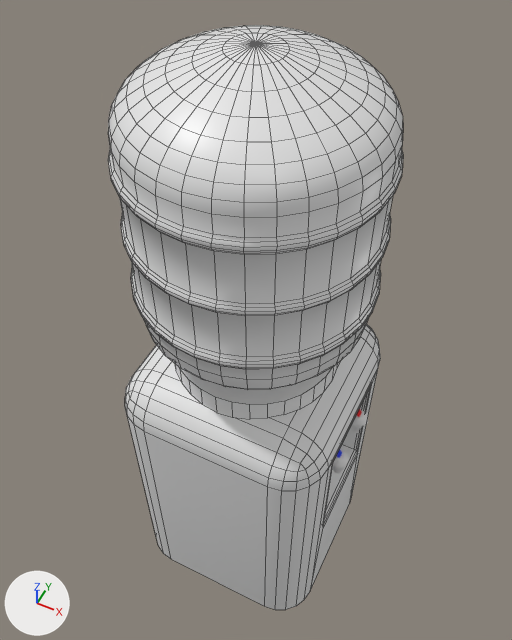
Two versions of the FBX model LSDJam/Assets/Environment/DoctorsOffice/SM/SM_WaterCooler.fbx, one commit apart.
Camera for both pictures: a camera (50 mm lens) standing at (-3.32, -9.51, 2.72) and looking at (-3.97, -8.2, 1.09). Every picture has the same lights, and +X, +Y and +Z are marked at lower left. Mesh edges are drawn as thin lines on the coarser meshes. Where no turn or scale is listed for an object, it has been applied to the vertices.

The first picture shows 'Jug', 'WaterCooler'.
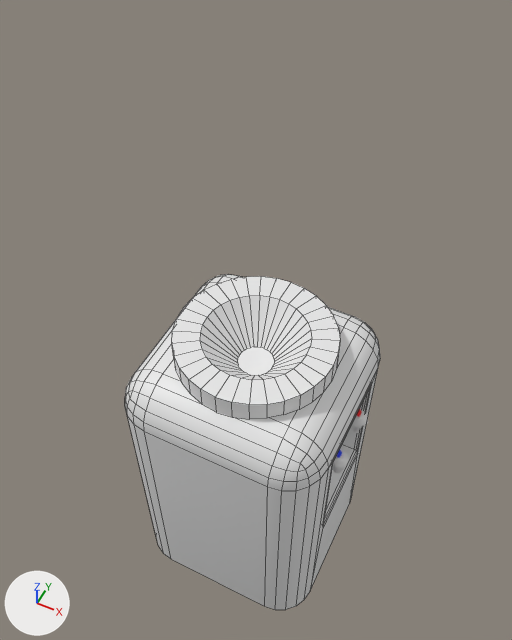
The newer file is also rescaled (x0.719), turned or shifted as a whole; pictures and numbers use the older file's frame.

Changed parts and their boxes (x1, y1, x2, y2) in the pictures (512 x 640 px):
'Jug', deleted: before (108, 25, 403, 390)
'WaterCooler', reshaped: before (125, 324, 380, 610); after (125, 274, 380, 610)
part 1 of me_cube_003, built on: before (179, 367, 332, 405); after (172, 276, 340, 405)

The change, as a diff of the scene's bpy script:
```diff
--- a/LSDJam/Assets/Environment/DoctorsOffice/SM/SM_WaterCooler.fbx.py
+++ b/LSDJam/Assets/Environment/DoctorsOffice/SM/SM_WaterCooler.fbx.py
@@ me_cube_003 @@
 # used by ob_watercooler; location = (-3.937, -8.278, -0.001)
-me_cube_003.from_pydata(...)  # 232 vertices, 182 faces; spans x -0.335..0.335, y -0.335..0.335, z 0.0..1.113
+me_cube_003.from_pydata(...)  # 296 vertices, 246 faces; spans x -0.335..0.335, y -0.335..0.335, z 0.0..1.113
+# me_cube_003 part 1
+# 1 face is deleted
+# 64 vertices are added at x -0.165..0.165, y -0.165..0.165, z 0.993..1.113
+# 65 new faces join them
 me_cube_003.materials.append(mat_white)
@@ ob_jug @@
-ob_jug = bpy.data.objects.new('Jug', me_sphere_001)
-ob_jug.location = (-3.937, -8.278, -0.001)
```
